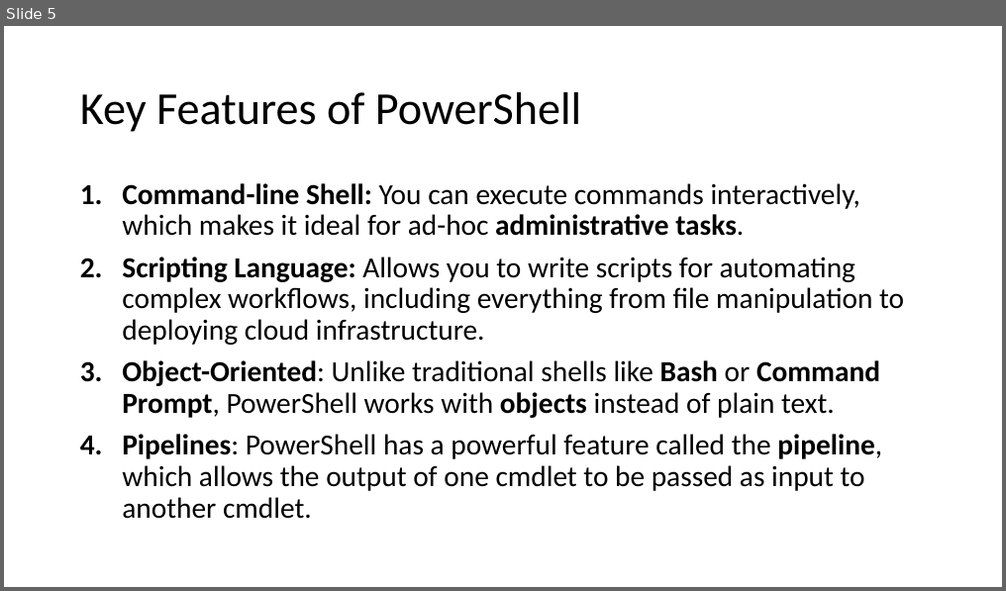
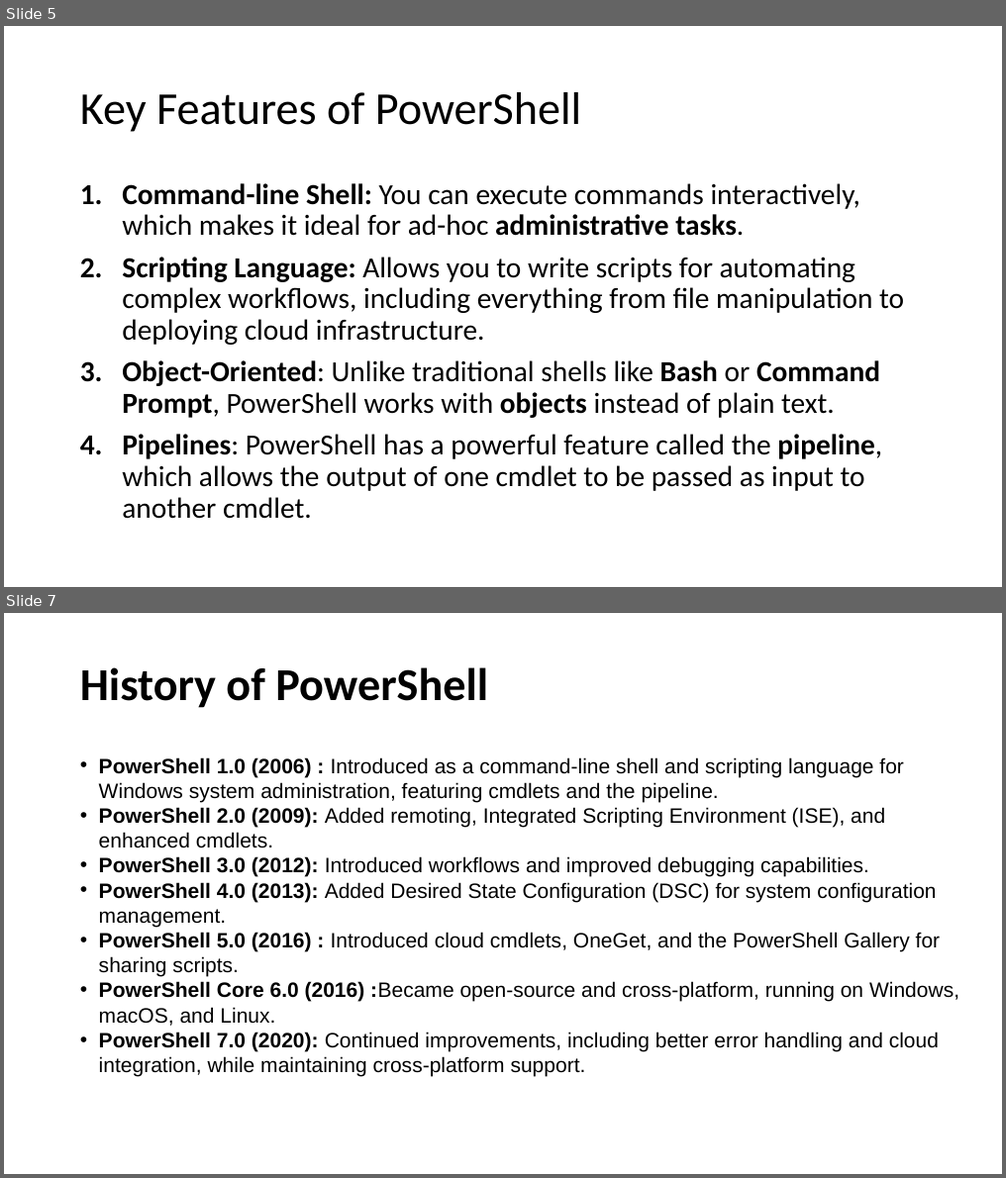
Before and after one commit to PSRITPro/my-learning-journal, a slide deck: PowerShell/Day1/PowerShell.pptx. Shown one above the other, each under a label of ours: slide 5 before the commit, slides 5 and 7 after it; the slides between them are not shown. The pictures are 1006x591 and 1006x1178 pixels, drawn with LibreOffice and Linux fonts; fonts in the diff are those of the drawing. Boxes give left, top, right and bottom in pixels: in the first picture for what was removed or moved away, otherwise in the second. Text is boxed around its words. In the diff, an @@ line names an element or a change of style, - is before the commit and + after.

```diff
--- a/PowerShell/Day1/PowerShell.pptx
+++ b/PowerShell/Day1/PowerShell.pptx
@@ slide 7 added at <box>4,613,1002,1174</box>, background #FFFFFF @@
@@ title added at <box>80,667,488,708</box>, 44 pt, text #000000, bold @@
+History of PowerShell
@@ text added at <box>99,758,959,1077</box>, 20 pt, text #000000 @@
+• PowerShell 1.0 (2006) : Introduced as a command-line shell and scripting language for Windows system administration, featuring cmdlets and the pipeline.
+• PowerShell 2.0 (2009): Added remoting, Integrated Scripting Environment (ISE), and enhanced cmdlets.
+• PowerShell 3.0 (2012): Introduced workflows and improved debugging capabilities.
+• PowerShell 4.0 (2013): Added Desired State Configuration (DSC) for system configuration management.
+• PowerShell 5.0 (2016) : Introduced cloud cmdlets, OneGet, and the PowerShell Gallery for sharing scripts.
+• PowerShell Core 6.0 (2016) :Became open-source and cross-platform, running on Windows, macOS, and Linux.
+• PowerShell 7.0 (2020): Continued improvements, including better error handling and cloud integration, while maintaining cross-platform support.
```
Also in this commit, not shown: 2 slides changed, 3 other slides added, 11 other files.
